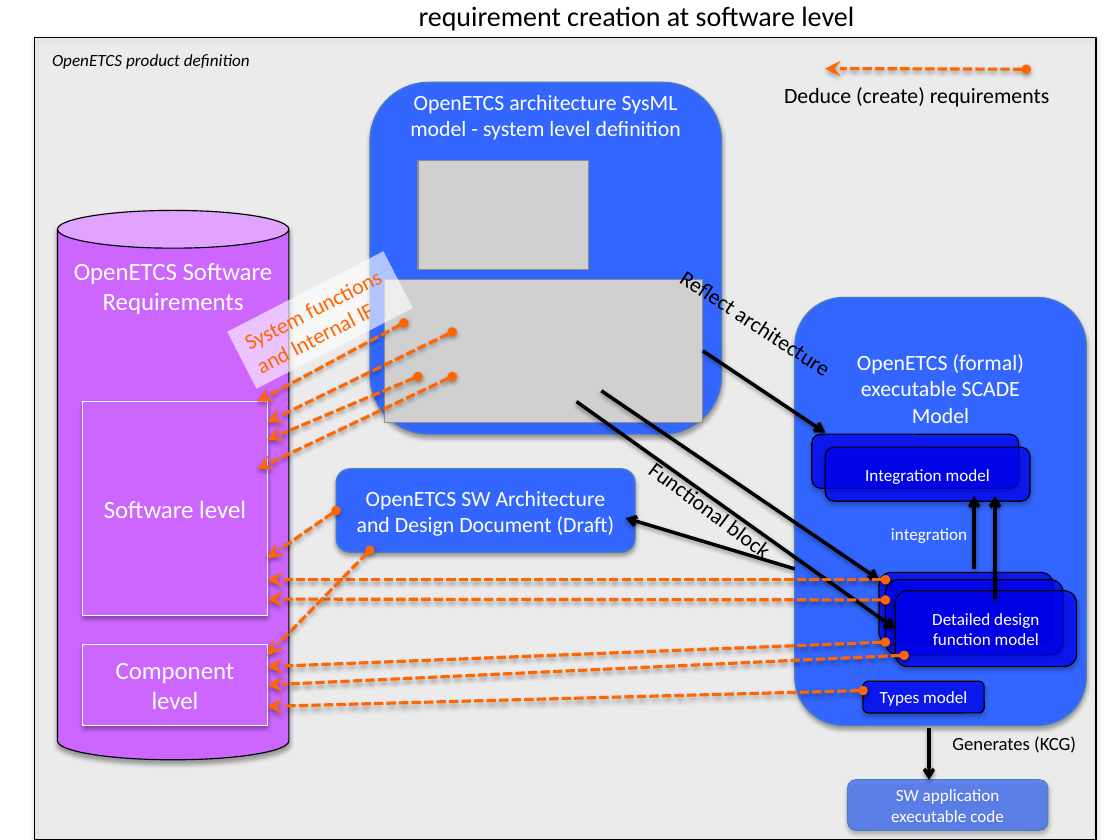
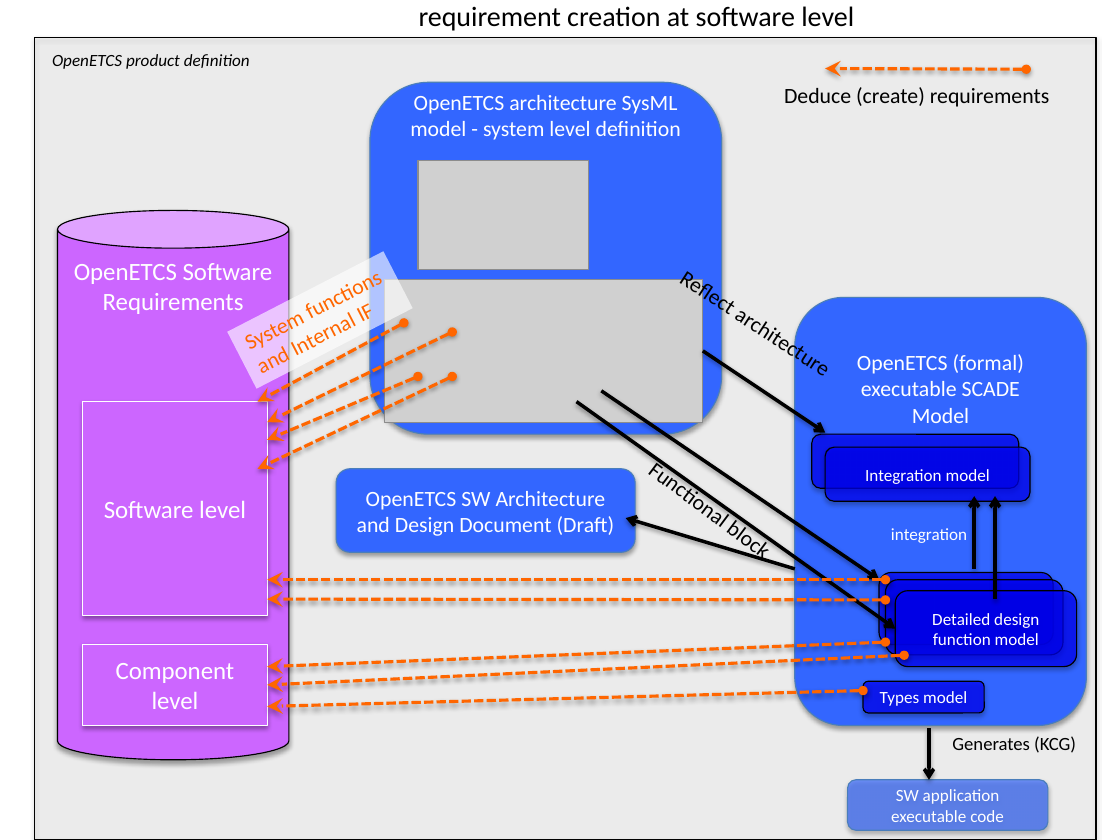
Before and after one commit to openETCS/toolchain, a slide deck: slide 11 of T7.3/TraceabilityArchitecture/images/2015-11-01 openETCS traceability_Figures.pptx. Drawn at 1120x840 pixels with LibreOffice and Linux fonts; fonts in the diff are those of the drawing; grey boxes stand for pictures. Boxes give left, top, right and bottom in pixels: in the first picture for what was removed or moved away, otherwise in the second. Text is boxed around its words. In the diff, an @@ line names an element or a change of style, - is before the commit and + after.

```diff
--- a/T7.3/TraceabilityArchitecture/images/2015-11-01 openETCS traceability_Figures.pptx
+++ b/T7.3/TraceabilityArchitecture/images/2015-11-01 openETCS traceability_Figures.pptx
@@ double arrow removed from (336, 511) to (268, 559) @@
@@ double arrow removed from (370, 550) to (268, 655) @@
```
Also in this commit, not shown: 1 other slide changed, 2 slides added, 11 other files.
